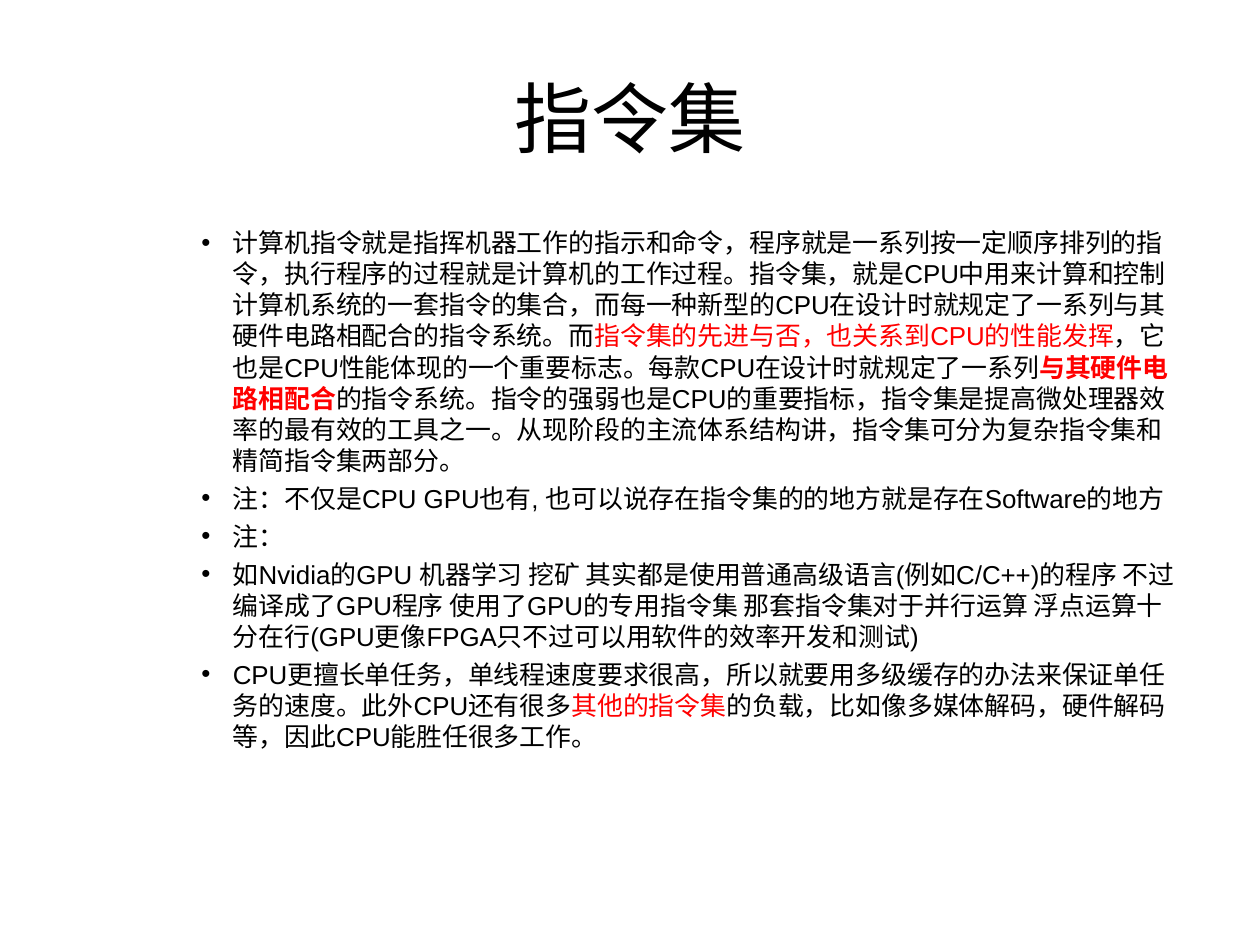
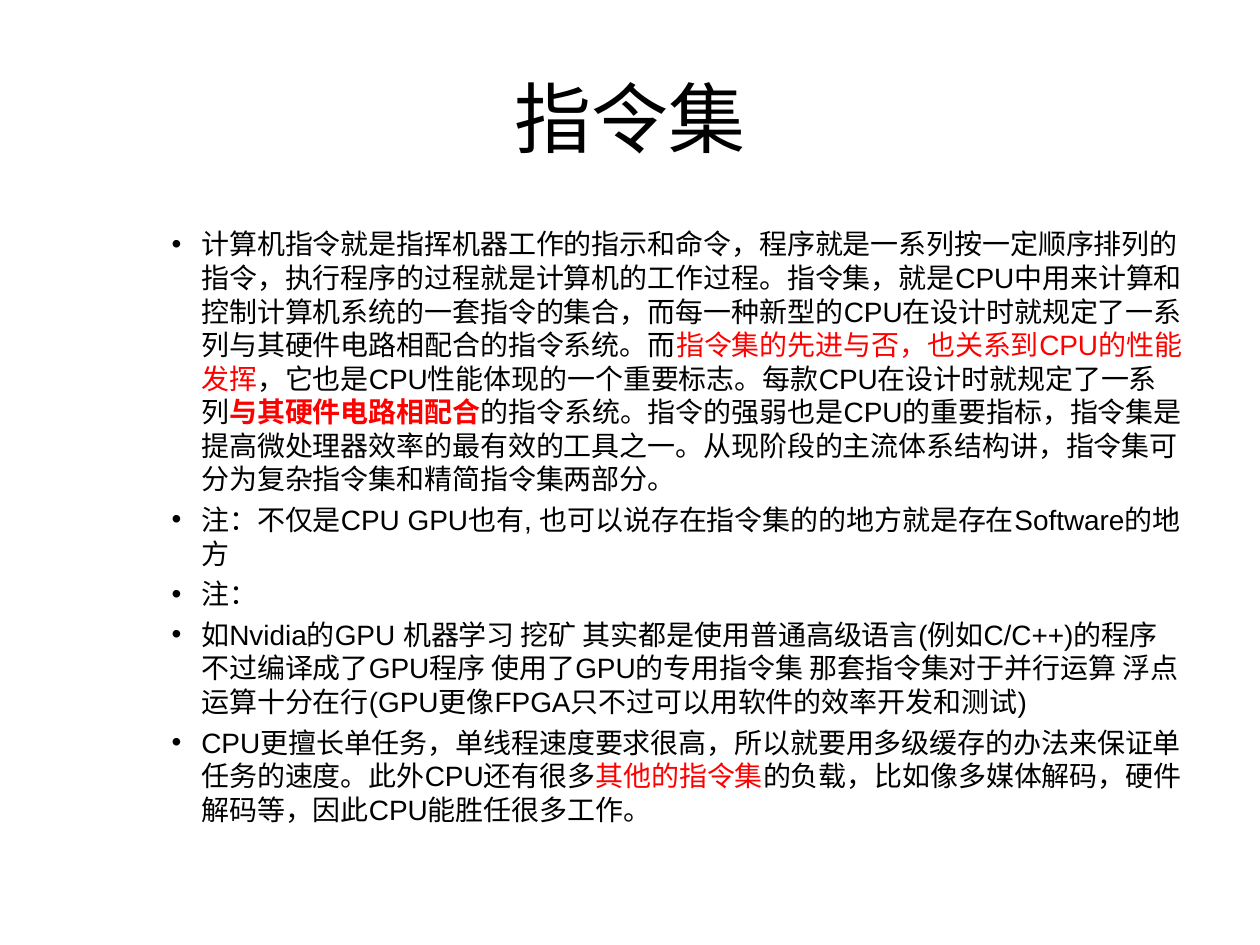
Before and after one commit to KuzuryuYaichi/Speach, a slide deck: slide 5 of 讲课/jk.ppt (slide 7 before the commit). Drawn at 1260x945 pixels with LibreOffice and Linux fonts; fonts in the diff are those of the drawing. Boxes give left, top, right and bottom in pixels: in the first picture for what was removed or moved away, otherwise in the second. Text is boxed around its words. In the diff, an @@ line names an element or a change of style, - is before the commit and + after.

```diff
--- a/讲课/jk.ppt
+++ b/讲课/jk.ppt
@@ text "计算机指令就是指挥机器工作的指示和命令，程序就是一系列按一定顺序排列的指令，执行程序的过程就是计算机的工作过程。指令集， ..." at [201,230,1182,823]: size 14.8 to 16 pt; indent changed @@
```
Also in this commit, not shown: 3 other slides changed, 2 slides added, 2 slides removed.
